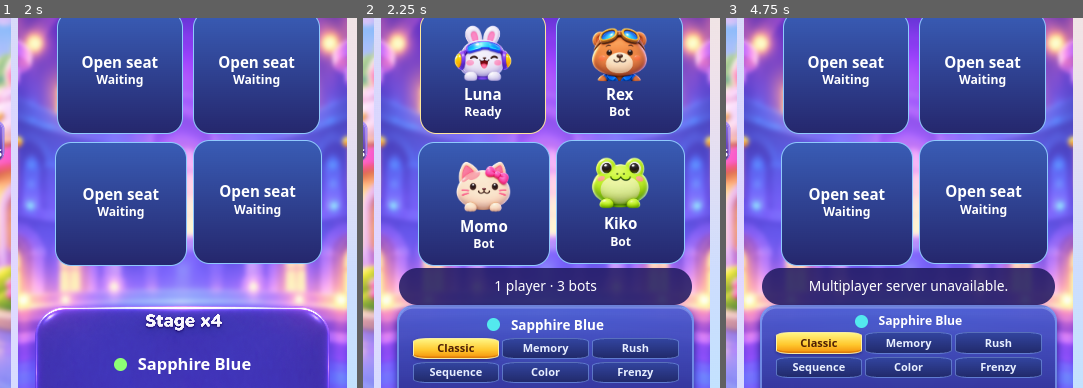
Above: before the commit, frames 1-3 (left to right).
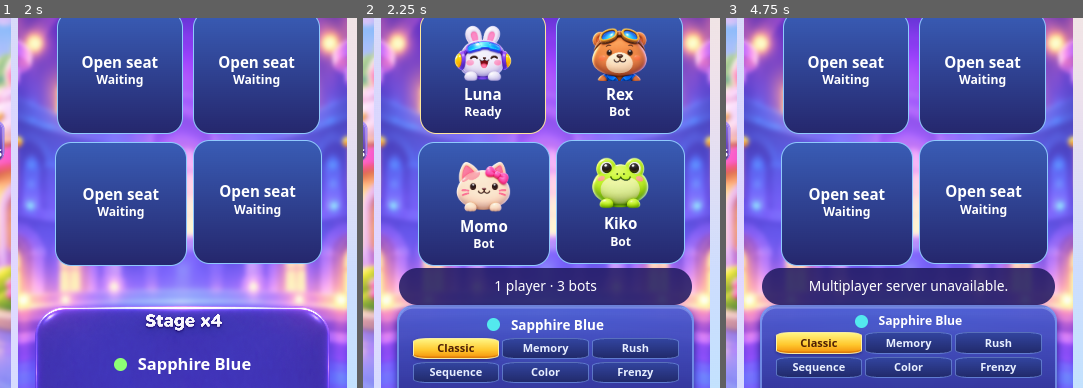
Above: after the commit, the same moments.

Repository: hundred-apps/pop-rush-game-design
Game: browser game, page index.html
The game is run twice, just before and just after one commit, with the same random seed, the same clock (stepped at 60 frames per second) and the same inputs.
Inputs (mouse positions are % of the whole screen's width and height, from its top left):
- Up to frame 1 (2 s): click (26, 94) at 0.27 s; hold Right 1.03-1.53 s; tap Space at 1.1, 1.6 s; hold Down 1.58-1.85 s; hold Left from 1.9 s (still down)
- Up to frame 2 (2.25 s): keep holding Left; click (27, 73) at 2.02 s; tap Space at 2.1 s
- Up to frame 3 (4.75 s): release Left at 2.47 s; hold Up 2.52-2.82 s; tap Space every 0.5 s from 2.6 to 4.6 s; hold Right 2.87-3.53 s; click "Classic" at 3.27 s; hold Up 3.58-3.82 s; hold Left 3.87-4.3 s; hold Down 4.35-4.68 s; click (16, 83) at 4.52 s; hold Right from 4.73 s (still down)
The pictures show only the part of the screen within x 50-100%, y 25-75%; the shares and areas given below are measured in that part.

Frame 1 is identical in both runs. In frame 2, 0.3% of the frame differs, in the area x 25-80%, y 2-53%; in frame 3, nothing differs.

Commit message:
loading

Diff:
--- a/app.js
+++ b/app.js
@@ -39,7 +39,10 @@
 const privateRoomFeedback = document.querySelector("#private-room-feedback");
 let joiningPrivateRoom = false;
 let lastOnlineMatchId = null;
-let pendingInitialGameplay = false;
+let pendingGameplayStart = false;
+let pageNavigation = 0;
+const startupLoader = document.querySelector("#startup-loader");
+const decodedArtwork = new Map();
 let previewCharacterSeat = 0;
 const characterPreview = document.querySelector("#character-preview");
 const characterSelect = document.querySelector("#character-select");
@@ -179,7 +182,7 @@
   popPanels.open(name);
 }
 
-function renderRoute(moveFocus = false, prepareInitialPage = false) {
+function renderRoute(moveFocus = false, prepareAssets = false) {
   const previousView = showcase.dataset.view;
   const isPrivate = location.hash === "#private-room";
   let view = location.hash === "#room" || isPrivate ? "room" : "home";
@@ -191,6 +194,7 @@
   quickBadge.hidden = isPrivate;
   privateBadge.hidden = !isPrivate;
 
+  if (view !== "gameplay") pendingGameplayStart = false;
   if (previousView === "gameplay" && previousView !== view) stopGameplayMatch();
   if (view === "home" || view === "character" || view === "board") {
     multiplayer.leave();
@@ -210,11 +214,10 @@
       lastOnlineMatchId = null;
       renderQuickRoom(true);
     }
-  } else if (prepareInitialPage) {
-    pendingInitialGameplay = true;
-    applyBoardTheme(gameplayGrid.parentElement, equippedBoard);
-  } else if (previousView !== "gameplay" || pendingInitialGameplay) {
-    pendingInitialGameplay = false;
+  } else if (prepareAssets) {
+    pendingGameplayStart = true;
+  } else if (previousView !== "gameplay" || pendingGameplayStart) {
+    pendingGameplayStart = false;
     const session = multiplayer.loadSession();
     if (
       multiplayer.state?.mode === "private" &&
@@ -492,7 +495,7 @@
       return;
     }
   }
-  if (location.hash !== "#gameplay") return;
+  if (location.hash !== "#gameplay" || showcase.dataset.view !== "gameplay" || pendingGameplayStart) return;
   if (state.self) {
     if (onlineGameplay?.state.matchId === state.matchId)
       syncOnlineGameplay(state);
@@ -673,9 +676,65 @@
   chatInput.focus();
 });
 
-function waitForInitialAssets() {
+function addArtworkUrls(urls, ...values) {
+  for (const value of values) {
+    for (const [, url] of value.matchAll(/url\(["']?([^"')]+)["']?\)/g)) {
+      urls.add(new URL(url, document.baseURI).href);
+    }
+  }
+}
+
+function decodeArtwork(url) {
+  const cached = decodedArtwork.get(url);
+  if (cached) return cached;
+  const image = new Image();
+  image.src = url;
+  const decoded = image.decode().catch(() => {
+    decodedArtwork.delete(url);
+  });
+  decodedArtwork.set(url, decoded);
+  return decoded;
+}
+
+function waitForPageAssets() {
   const urls = new Set();
   const images = [];
+  const preparingMatch = ["room", "gameplay"].includes(showcase.dataset.view);
+
+  if (preparingMatch) {
+    const onlineBoardId = multiplayer.state?.self?.boardId;
+    const matchBoard = onlineBoardId ? popRules.getBoard(onlineBoardId) : equippedBoard;
+    const frame = gameplayGrid.parentElement;
+    applyBoardTheme(frame, matchBoard);
+    addArtworkUrls(urls, getComputedStyle(frame, "::before").backgroundImage);
+
+    const theme = getComputedStyle(gameplayScreen);
+    for (const property of [
+      "--green-bubble", "--white-bubble", "--shallow-press-bubble",
+      "--deep-press-bubble", "--popped-bubble",
+    ]) {
+      addArtworkUrls(urls, theme.getPropertyValue(property));
+    }
+
+    if (matchBoard.id === "paw_pop") {
+      for (const state of ["idle", "white", "shallow", "deep", "popped"]) {
+        urls.add(new URL(`pages/gameplay/bubbles/paw-pad-${state}.png`, document.baseURI).href);
+      }
+    }
+
+    for (const { image, player } of roomSeats) {
+      image.loading = "eager";
+      images.push(image.decode());
+      urls.add(new URL(`pages/match_results/characters/${player.character}.png`, document.baseURI).href);
+    }
+  }
+
+  if (showcase.dataset.view === "gameplay") {
+    for (const asset of ["stage.webp", "ribbon.png", "podium.png"]) {
+      urls.add(new URL(`pages/match_results/${asset}`, document.baseURI).href);
+    }
+  }
+
   for (const element of showcase.querySelectorAll(".screen, .screen *")) {
     if (!element.getClientRects().length) continue;
     if (element instanceof HTMLImageElement) {
@@ -686,47 +745,43 @@
     for (const pseudo of [null, "::before", "::after"]) {
       const style = getComputedStyle(element, pseudo);
       if (pseudo && (style.content === "none" || style.content === "normal")) continue;
-      for (const value of [style.backgroundImage, style.borderImageSource]) {
-        for (const [, url] of value.matchAll(/url\(["']?([^"')]+)["']?\)/g)) {
-          urls.add(new URL(url, document.baseURI).href);
-        }
-      }
-    }
-  }
-
-  if (showcase.dataset.view === "gameplay") {
-    for (const player of popRules.players) {
-      urls.add(`pages/gameplay/player_card/${player.character}.png`);
-      urls.add(`pages/match_results/characters/${player.character}.png`);
-    }
-  }
-
-  for (const url of urls) {
-    const image = new Image();
-    image.src = url;
-    images.push(image.decode());
-  }
-  return Promise.allSettled(images);
-}
-
-async function openInitialPage() {
-  const initialHash = location.hash;
+      addArtworkUrls(urls, style.backgroundImage, style.borderImageSource);
+    }
+  }
+
+  return Promise.allSettled([...images, ...[...urls].map(decodeArtwork)]);
+}
+
+function setPageLoading(loading) {
+  startupLoader.hidden = !loading;
+  showcase.inert = loading;
+  if (loading) showcase.setAttribute("aria-busy", "true");
+  else showcase.removeAttribute("aria-busy");
+}
+
+async function openPage(moveFocus = false) {
+  const navigation = ++pageNavigation;
+  const route = location.hash;
+  setPageLoading(true);
+  renderRoute(false, true);
+
   let timeout;
   try {
-    renderRoute(false, true);
     await Promise.race([
-      waitForInitialAssets(),
+      waitForPageAssets(),
       new Promise((resolve) => { timeout = setTimeout(resolve, 8000); }),
     ]);
   } finally {
     clearTimeout(timeout);
-    document.querySelector("#startup-loader").hidden = true;
-    showcase.inert = false;
-    showcase.removeAttribute("aria-busy");
-    window.addEventListener("hashchange", () => renderRoute(true));
-  }
-
-  if (location.hash !== initialHash || pendingInitialGameplay) renderRoute();
-}
-
-openInitialPage();
+    if (navigation === pageNavigation && location.hash === route) {
+      setPageLoading(false);
+      if (pendingGameplayStart) renderRoute(moveFocus);
+      else if (moveFocus) {
+        document.querySelector(`#${showcase.dataset.view}-title`).focus({ preventScroll: true });
+      }
+    }
+  }
+}
+
+window.addEventListener("hashchange", () => openPage(true));
+openPage();
--- a/index.html
+++ b/index.html
@@ -16,7 +16,7 @@
     <script src="gameplay.js?v=32" defer></script>
     <script src="multiplayer.js?v=5" defer></script>
     <script src="panels.js?v=12" defer></script>
-    <script src="app.js?v=24" defer></script>
+    <script src="app.js?v=26" defer></script>
   </head>
   <body>
     <div class="startup-loader" id="startup-loader" role="status">
Not shown, changed: pages.md
